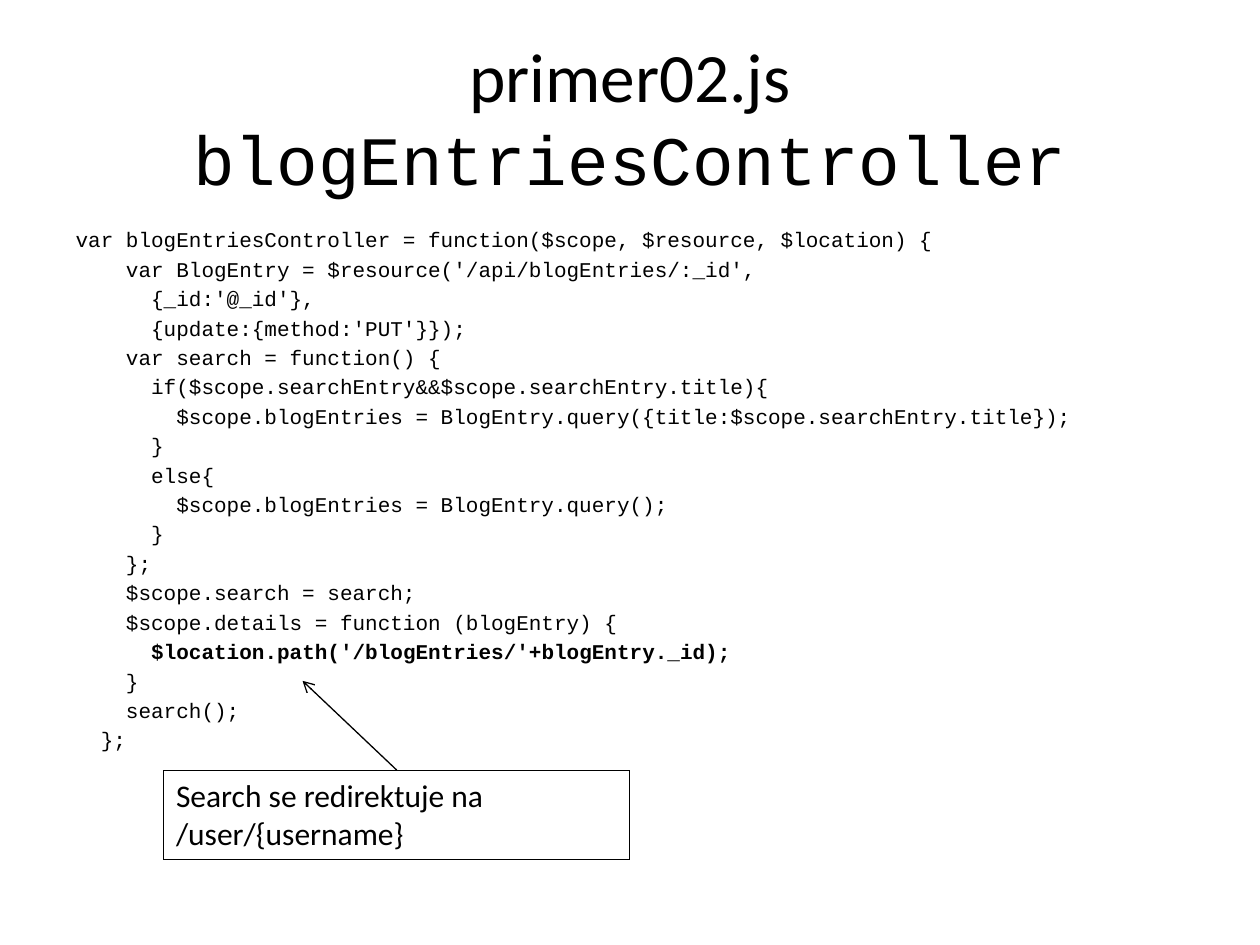
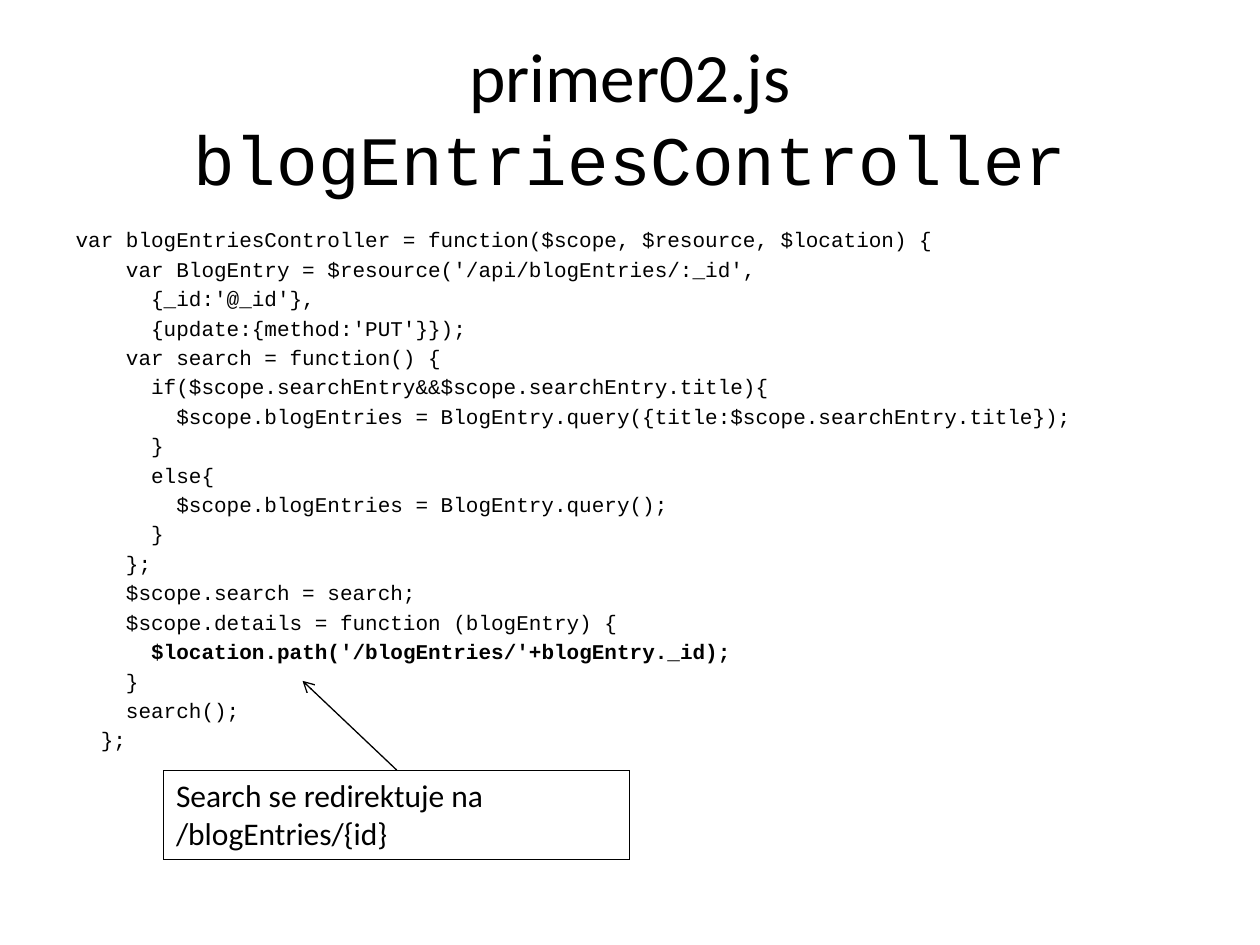
Before and after one commit to XWS2016/AngularJS, a slide deck: slide 16 of 04_Rutiranje/04 rutiranje.pptx. Drawn at 1260x945 pixels with LibreOffice and Linux fonts; fonts in the diff are those of the drawing. Boxes give left, top, right and bottom in pixels: in the first picture for what was removed or moved away, otherwise in the second. Text is boxed around its words. In the diff, an @@ line names an element or a change of style, - is before the commit and + after.

```diff
--- a/04_Rutiranje/04 rutiranje.pptx
+++ b/04_Rutiranje/04 rutiranje.pptx
@@ text in rectangle at bbox=[176, 785, 483, 851]: text changed @@
-Search se redirektuje na /user/{username}
+Search se redirektuje na /blogEntries/{id}
```
Also in this commit, not shown: 3 other slides changed, 29 other files.
